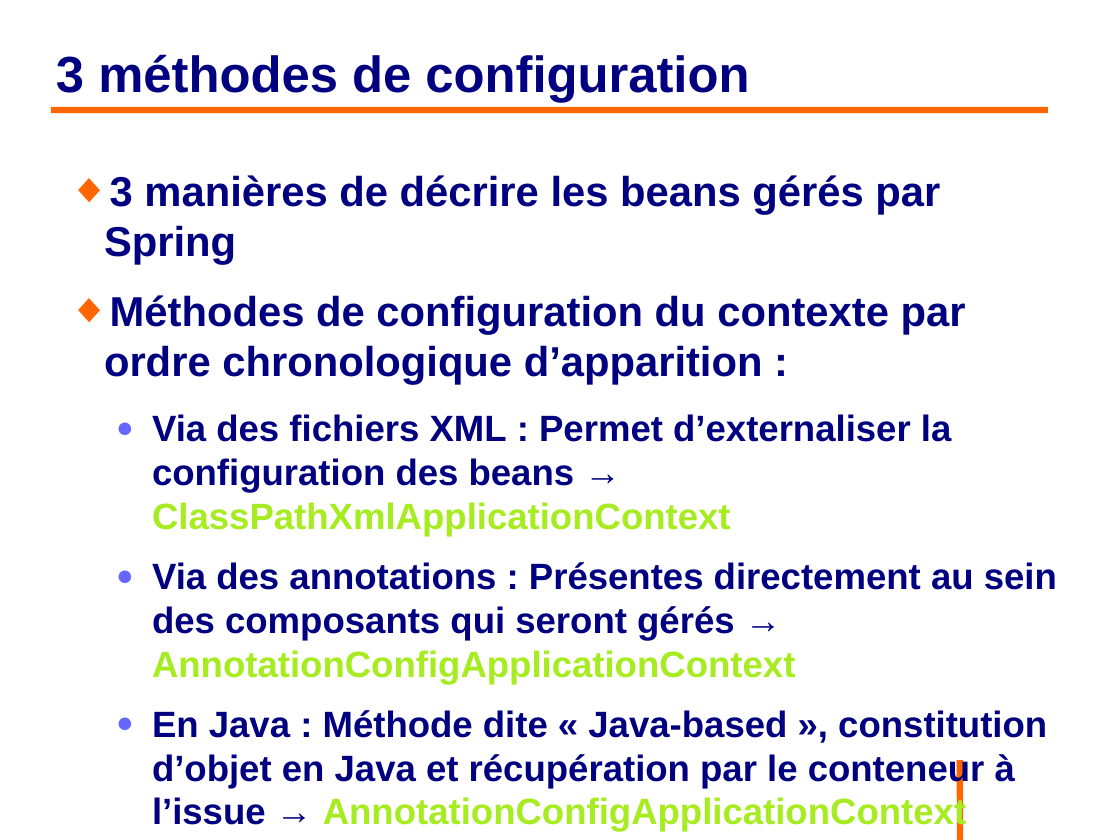
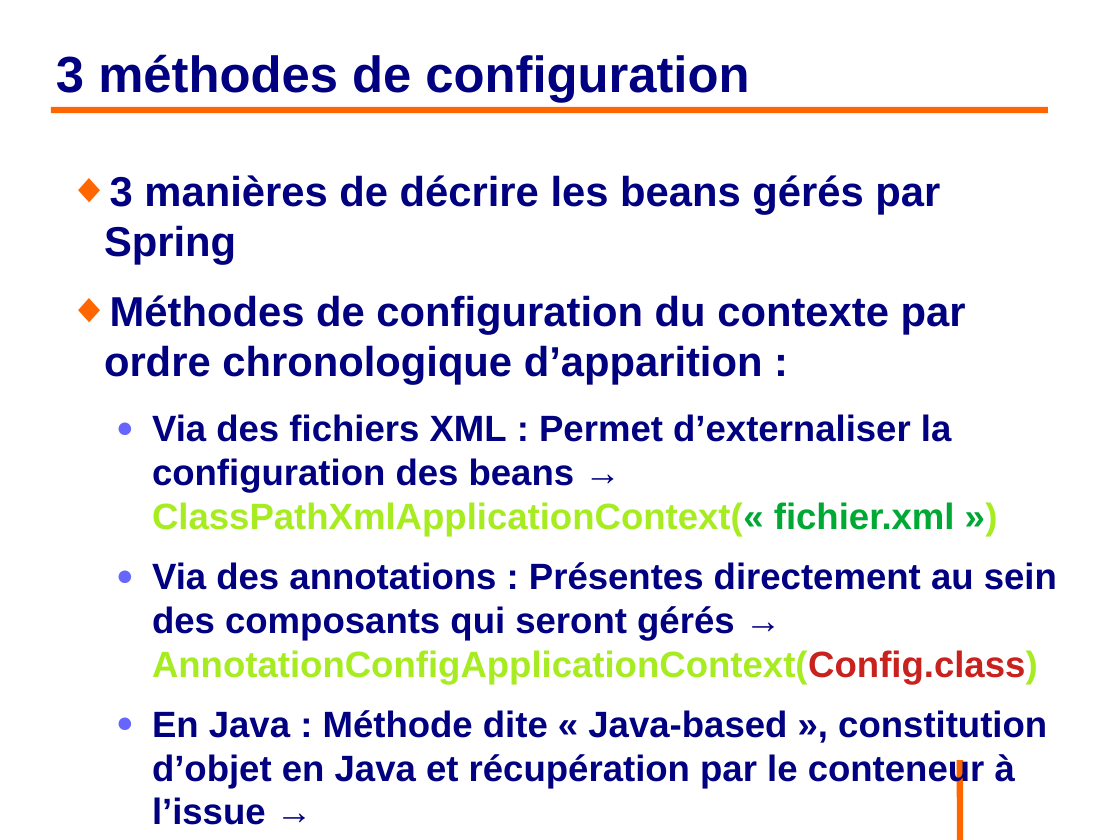
Before and after one commit to philphils/formation-spring, a slide deck: slide 43 of Documentation/diapo_formation_spring.odp. Drawn at 1120x840 pixels with LibreOffice and Linux fonts; fonts in the diff are those of the drawing; background and template pictures are left out. Boxes give left, top, right and bottom in pixels: in the first picture for what was removed or moved away, otherwise in the second. Text is boxed around its words. In the diff, an @@ line names an element or a change of style, - is before the commit and + after.

```diff
--- a/Documentation/diapo_formation_spring.odp
+++ b/Documentation/diapo_formation_spring.odp
@@ text at bbox=[152, 414, 1057, 825]: text changed @@
-  ● Via des fichiers XML : Permet d’externaliser la configuration des beans → ClassPathXmlApplicationContext
-  ● Via des annotations : Présentes directement au sein des composants qui seront gérés → AnnotationConfigApplicationContext
-  ● En Java : Méthode dite « Java-based », constitution d’objet en Java et récupération par le conteneur à l’issue → AnnotationConfigApplicationContext
+  ● Via des fichiers XML : Permet d’externaliser la configuration des beans → ClassPathXmlApplicationContext(« fichier.xml »)
+  ● Via des annotations : Présentes directement au sein des composants qui seront gérés → AnnotationConfigApplicationContext(Config.class)
+  ● En Java : Méthode dite « Java-based », constitution d’objet en Java et récupération par le conteneur à l’issue → AnnotationConfigApplicationContext(Config.class)
```
Also in this commit, not shown: 5 other slides changed.
